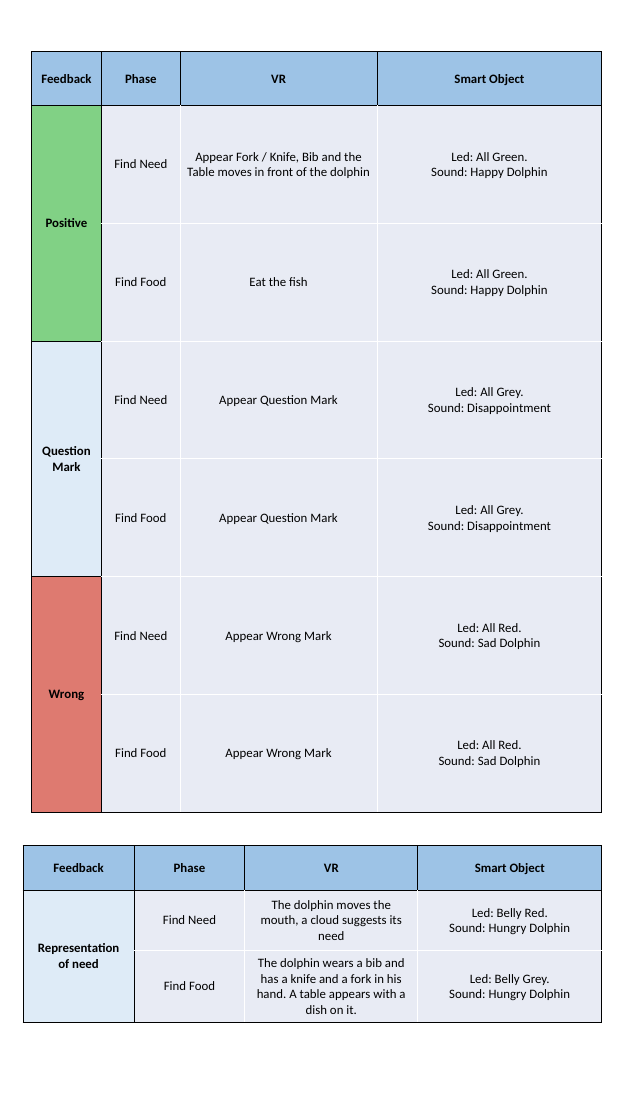
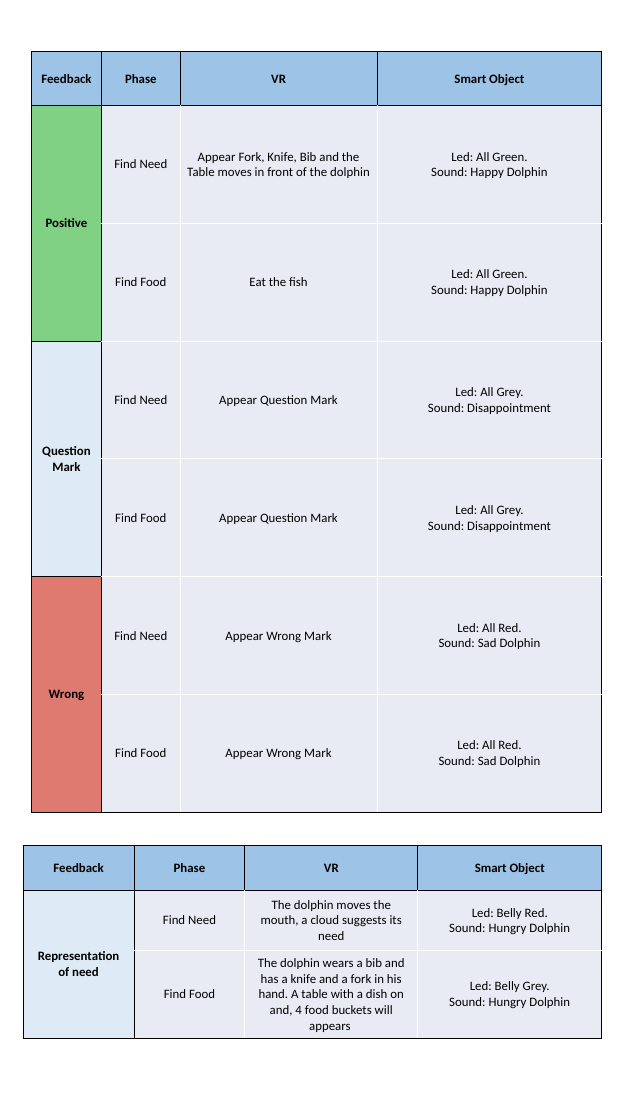
Before and after one commit to Ciuse/TamaDolphin, a slide deck: slide 3 of Immagini.pptx. Drawn at 630x1120 pixels with LibreOffice and Linux fonts; fonts in the diff are those of the drawing. Boxes give left, top, right and bottom in pixels: in the first picture for what was removed or moved away, otherwise in the second. Text is boxed around its words. In the diff, an @@ line names an element or a change of style, - is before the commit and + after.

```diff
--- a/Immagini.pptx
+++ b/Immagini.pptx
@@ table at <box>32,51,602,812</box> @@
-row 2, column 3: Appear Fork / Knife, Bib and the Table moves in front of the dolphin
+row 2, column 3: Appear Fork, Knife, Bib and the Table moves in front of the dolphin
@@ table at <box>24,846,602,1037</box> @@
-row 3, column 3: The dolphin wears a bib and has a knife and a fork in his hand. A table appears with a dish on it.
+row 3, column 3: The dolphin wears a bib and has a knife and a fork in his hand. A table with a dish on and, 4 food buckets will appears
```
Also in this commit, not shown: 2 other files.
